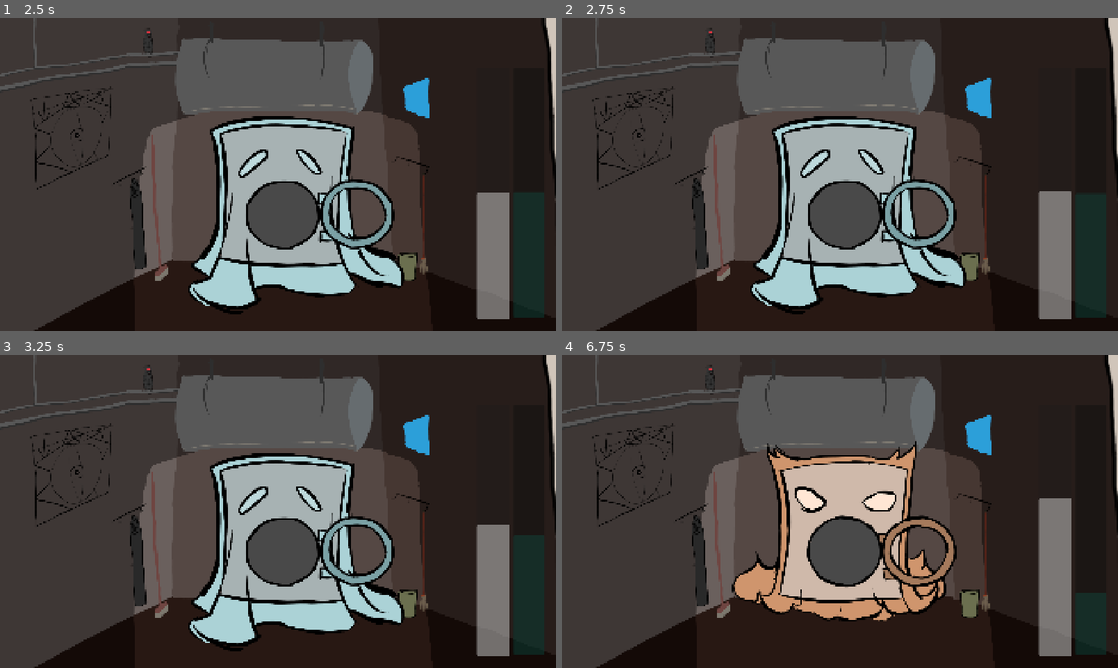
Above: before the commit, frames 1-4 (two rows, left to right).
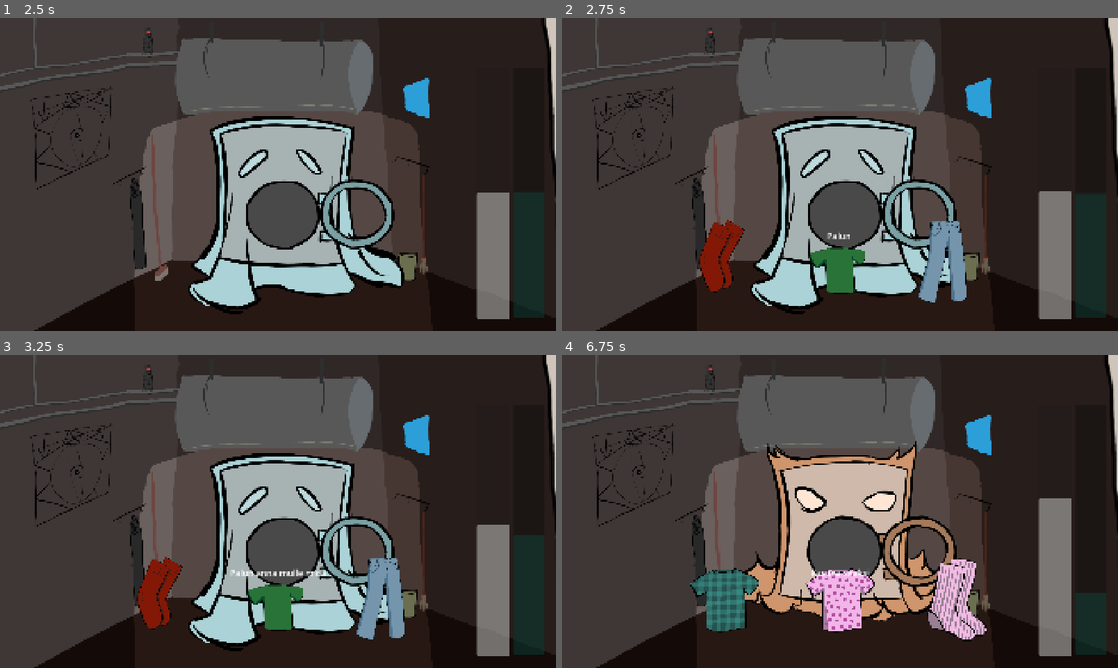
Above: after the commit, the same moments.

Repository: Kuulimagnaat/mangujamm2026
Game: Godot game, scene res://main.tscn
Two runs of this game, one before a commit and one after it. Both use one fixed random seed, a clock stepped at 60 frames per second and the inputs below.
Inputs (mouse positions are in pixels of both pictures, inside the frame that each line leads up to):
- Up to frame 1 (2.5 s): click (194, 108) at 0.5 s; move the mouse to (278, 221) at 1.27 s; press the mouse at (278, 221) at 1.28 s; move the mouse to (166, 190) at 2.02 s; release the mouse at (166, 190) at 2.03 s; click (166, 190) at 2.1 s
- Up to frame 2 (2.75 s): no input
- Up to frame 3 (3.25 s): move the mouse to (333, 442) at 2.77 s; press the mouse at (333, 442) at 2.78 s
- Up to frame 4 (6.75 s): move the mouse to (812, 574) at 3.52 s; release the mouse at (812, 574) at 3.53 s; click (812, 574) at 3.6 s; tap Enter at 4.25 s; move the mouse to (1006, 558) at 4.27 s; press the mouse at (1006, 558) at 4.28 s; move the mouse to (673, 464) at 5.02 s; release the mouse at (673, 464) at 5.03 s; click (673, 464) at 5.1 s; move the mouse to (867, 511) at 5.77 s; press the mouse at (867, 511) at 5.78 s; move the mouse to (756, 433) at 6.52 s; release the mouse at (756, 433) at 6.53 s; click (756, 433) at 6.6 s

Frame 1 is identical in both runs. In frame 2, 3.5% of the frame differs, in the area x 24-73%, y 64-91%; in frame 3, 3.7%; in frame 4, 5.1%, in the area x 23-77%, y 64-92%.

Commit message:
Kirjeldused

Diff:
--- a/proj/Küsimused.json
+++ b/proj/Küsimused.json
@@ -2,34 +2,34 @@
 	"küs" :
 	[
 		[
-			["Rohelist", "Roheline särk"],
-			["Sinist", "Sinised teksad"],
-			["Punast", "Punased sokid"]
-		],
-		[
-			["Täpilist","res://Masinasse/triibuline_sark.png"],
-			["Triibulist","res://Masinasse/triibulised_sokid.png"],
-			["Ruudulist", "res://Masinasse/ruuduline_sark.png"]
-		],
-		[
-			["Särki","res://Masinasse/kassisark.png"],
-			["Pükse","res://Masinasse/luhikesed_puksid.png"],
-			["Sokke","res://Masinasse/mustvalged_sokid.png"]
-		],
-		[
-			["Riiete hoidmiseks","res://Masinasse/riidepuu.png"],
-			["Juua","res://Masinasse/seebipudel.png"],
-			["Sooja","res://Masinasse/magamiskott.png"]
-		],
-		[
-			["Armsat","res://Masinasse/kassisark.png"],
-			["Hirmsat","res://Masinasse/krokodillisark.png"],
-			["Viedrat","res://Masinasse/nokkloomasark.png"]
-		],
-		[
-			["Eriti augulist","res://Masinasse/AUKLIKUD_SOKID.png"],
-			["Augulist","res://Masinasse/ruuduline_sark.png"],
-			["Aukudeta","res://Masinasse/aukudeta_alukad.png"]
+			["Palun anna mulle midagi rohelist", "res://Masinasse/roheline_sark.png"],
+			["Palun anna mulle midagi sinist", "res://Masinasse/Sinised teksad.png"],
+			["Palun anna mulle midagi punast", "res://Masinasse/punased_sokid.png"]
+		],
+		[
+			["Kas ma saaksin, midagi, mis meenutaks mulle lepatriinut?","res://Masinasse/triibuline_sark.png"],
+			["Kas ma saaksin midagi, mis meenutaks mulle zebrat","res://Masinasse/triibulised_sokid.png"],
+			["Kas ma saaksin midagi, mis meenutaks mulle malelauda", "res://Masinasse/ruuduline_sark.png"]
+		],
+		[
+			["Mulle ei meeldi oma selgroog, kas sul on midagi selle katmiseks?","res://Masinasse/kassisark.png"],
+			["Mu tuharad tuulduvad liialt. Kas sul on mulle midagi anda?.","res://Masinasse/luhikesed_puksid.png"],
+			["Mul varbad värisevad. Kas sul on selleks midagi?","res://Masinasse/mustvalged_sokid.png"]
+		],
+		[
+			["Sa oled mulle juba palju riideid andnud, kuhu neid panna?","res://Masinasse/riidepuu.png"],
+			["Mul hakkas janu. On juua?","res://Masinasse/seebipudel.png"],
+			["Ööd on siin konkus külmad. On midagi anda?","res://Masinasse/magamiskott.png"]
+		],
+		[
+			["Mulle meeldivad nunnud loomad. Äkki teed varajase sünna kingi?","res://Masinasse/kassisark.png"],
+			["Ma olen õuduka maratonil. On sul midagi õudsat?","res://Masinasse/krokodillisark.png"],
+			["Mul on täna eksperimentaalne tuju. On sul midagi veidrat, aga samas huvitavat?","res://Masinasse/nokkloomasark.png"]
+		],
+		[
+			["Mu kõht on üks tühi auk, auke on palju, anna auke.","res://Masinasse/AUKLIKUD_SOKID.png"],
+			["Anna midagi, millel on just parajalt auke","res://Masinasse/ruuduline_sark.png"],
+			["Riidemaailmas läheb kõik koguaeg august sisse. Anna midagi aukudeta","res://Masinasse/aukudeta_alukad.png"]
 		],
 		[
 			["Pulma","res://Masinasse/pulmakleit.png"],
--- a/proj/Main.gd
+++ b/proj/Main.gd
@@ -5,6 +5,7 @@
 
 var nr
 var vastus
+var valikud
 
 var valikunumber = -1
 
@@ -21,7 +22,7 @@
 var kummitustase = 3
 var rahulolutase = 3
 
-var teksti_kiirus = 0.1
+var teksti_kiirus = 0.02
 var küsimus
 var variandid
 
@@ -49,6 +50,7 @@
 	$AnimationPlayer.play("MenüüstMängu")
 	await get_tree().create_timer(2).timeout
 	olek = 3
+	esita_valik()
 
 
 
@@ -78,10 +80,10 @@
 	if valik3 != null:
 		valik3.queue_free()
 	nr = randi_range(0,2)
-	küsimus = Global.võimalikud_küsimused[valikunumber]
-	lisa_tekst()
-	variandid = Global.võimalikud_vastused[valikunumber]
-	vastus = variandid[nr]
+	küsimus = Global.küs[valikunumber][nr][0]
+	lisa_tekst(küsimus)
+	variandid =  [Global.küs[valikunumber][0][1], Global.küs[valikunumber][1][1], Global.küs[valikunumber][2][1]]
+	vastus = Global.küs[valikunumber][nr][1]
 
 	valikustseen = preload("res://lohistatav_valik.tscn")
 
@@ -90,20 +92,20 @@
 	valik1.position = eseme_asukohad[0]
 	valik1.og_pos = valik1.position
 
-	valik1.get_child(1).texture = variandid[0]
+	valik1.get_child(1).texture = load(variandid[0])
 
 	valik2 = valikustseen.instantiate()
 	add_child(valik2)
 	valik2.position = eseme_asukohad[1]
 	valik2.og_pos = valik2.position
 
-	valik2.get_child(1).texture = variandid[1]
+	valik2.get_child(1).texture = load(variandid[1])
 
 	valik3 = valikustseen.instantiate()
 	add_child(valik3)
 	valik3.position = eseme_asukohad[2]
 	valik3.og_pos = valik3.position
-	valik3.get_child(1).texture = variandid[2]
+	valik3.get_child(1).texture = load(variandid[2])
 
 	if nr == 0:
 		valik1.õige = true
@@ -116,8 +118,8 @@
 		hiir_masinal = false
 	elif hiir_masinal == false:
 		hiir_masinal = true
-func lisa_tekst():
-	$Tekstimull.text = str(küsimus[nr])
+func lisa_tekst(küsimus):
+	$Tekstimull.text = küsimus
 	$Tekstimull.visible_characters = 0
 	for i in range($Tekstimull.text.length()):
 		$Tekstimull.visible_characters = i+1
--- a/proj/global.gd
+++ b/proj/global.gd
@@ -2,6 +2,7 @@
 
 var rahulolu
 var mental
+var küs
 #On vaja küsimust, sellele vastavat vastust, numbrit kui palju see kummitusi õnnelikuks teeb, numbrit kui palju see sind kurvaks teeb.
 
 var küsimus1 = ["Rohelist", "Sinist", "Punast"]
@@ -59,5 +60,5 @@
 	var json = JSON.new()
 	var result = json.parse(json_string)
 	var andmed = json.data
-	print(andmed)
-	print(andmed["küs"])
+	küs = andmed["küs"]
+	print(küs)
